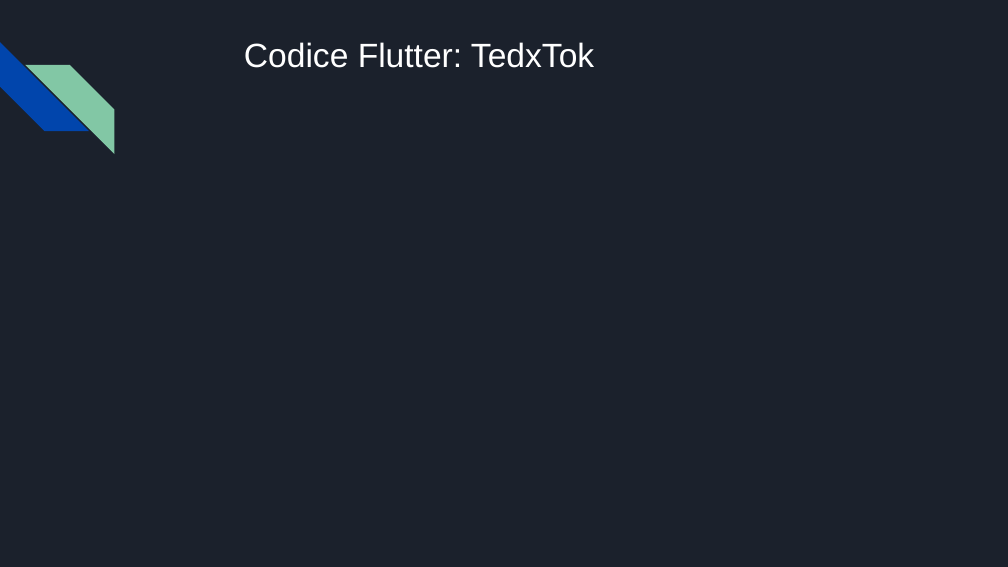
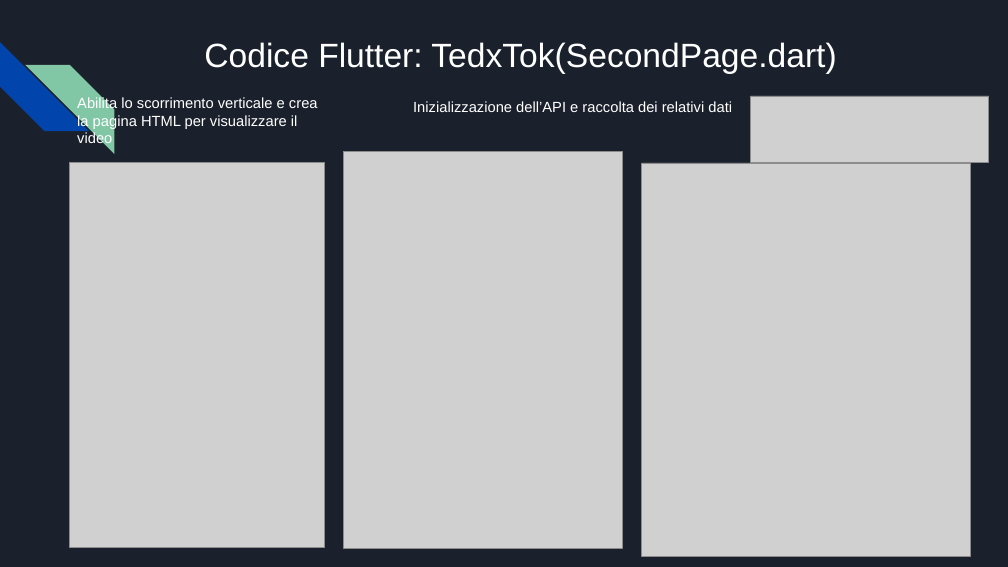
Before and after one commit to Gabriele-Mazzoleni/Progetti_Tec_Cloud_Mobile_2024, a slide deck: slide 11 of Parte 4/Presentazione TedxTok(parte 4).pptx. Drawn at 1008x567 pixels with LibreOffice and Linux fonts; fonts in the diff are those of the drawing; grey boxes stand for pictures. Boxes give left, top, right and bottom in pixels: in the first picture for what was removed or moved away, otherwise in the second. Text is boxed around its words. In the diff, an @@ line names an element or a change of style, - is before the commit and + after.

```diff
--- a/Parte 4/Presentazione TedxTok(parte 4).pptx
+++ b/Parte 4/Presentazione TedxTok(parte 4).pptx
@@ text at [204,42,836,74]: text changed @@
-Codice Flutter: TedxTok
+Codice Flutter: TedxTok(SecondPage.dart)
@@ text added at [77,96,318,147], 14 pt, text #FFFFFF @@
+Abilita lo scorrimento verticale e crea la pagina HTML per visualizzare il video
@@ text added at [413,101,732,112], 14 pt, text #FFFFFF @@
+Inizializzazione dell’API e raccolta dei relativi dati
@@ picture added at [750,96,989,163] @@
@@ picture added at [70,163,324,547] @@
@@ picture added at [343,151,622,548] @@
@@ picture added at [642,163,971,556] @@
```
Also in this commit, not shown: 3 other slides changed.
